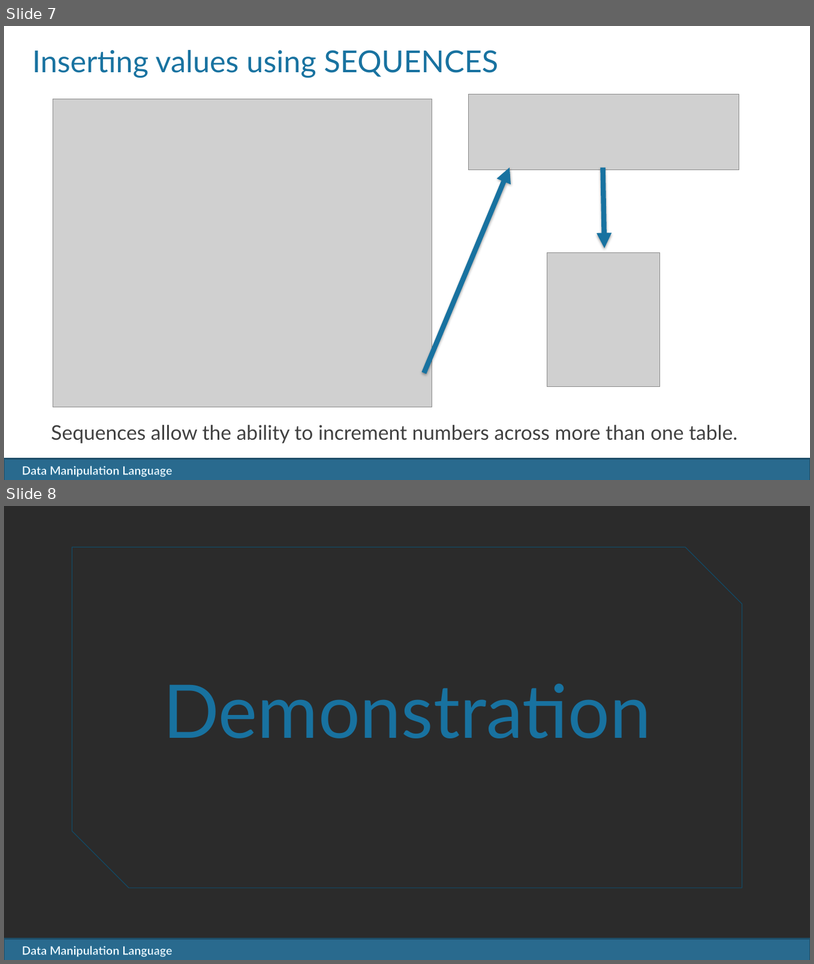
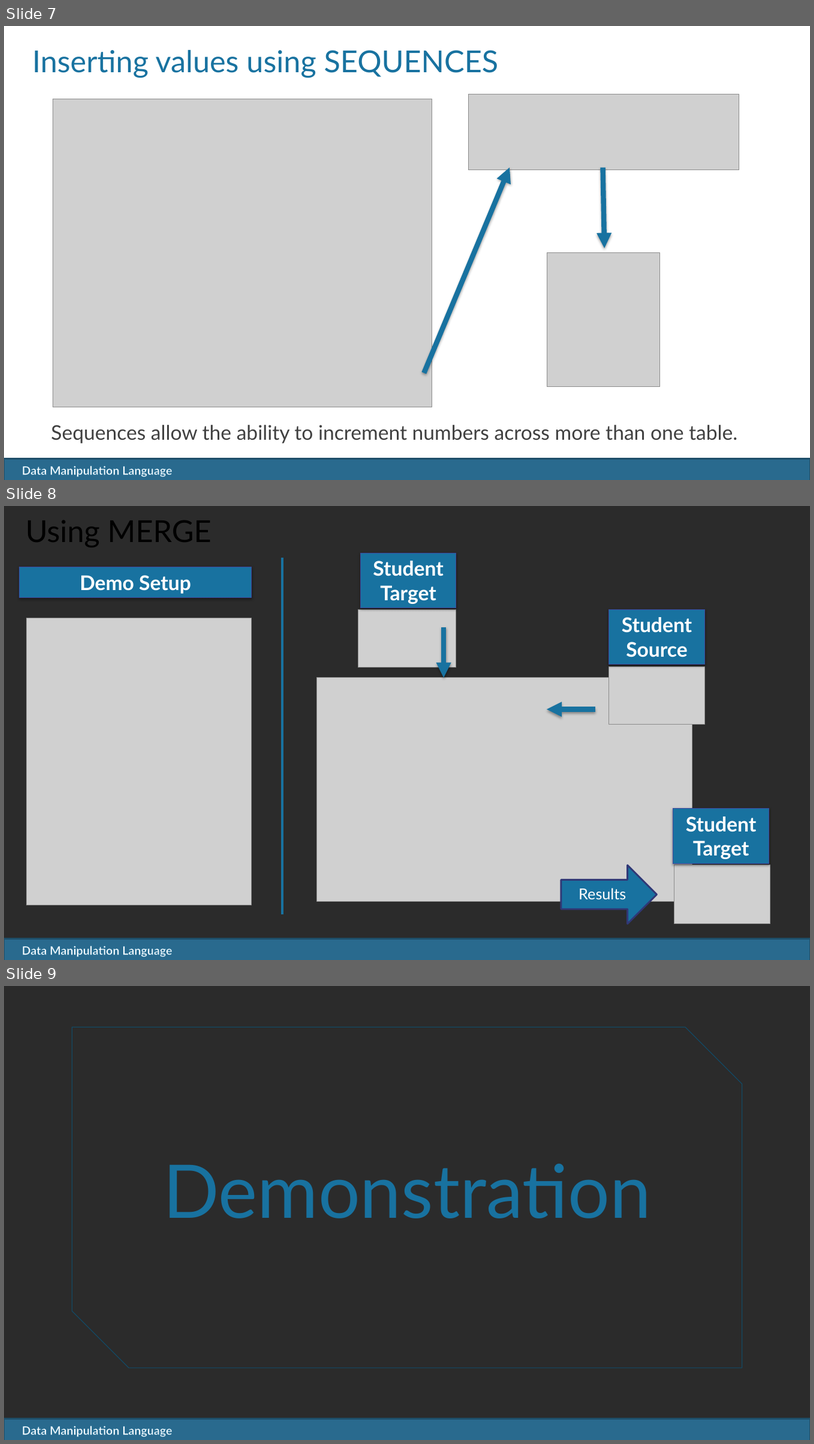
Before and after one commit to SQLMCT/SQL_Performance_Tuning, a slide deck: Query_Writing/07_Data_Manipulation_Language.pptx. Shown one above the other, each under a label of ours: slides 7 and 8 before the commit, slides 7, 8 and 9 after it. The pictures are 814x964 and 814x1444 pixels, drawn with LibreOffice and Linux fonts; fonts in the diff are those of the drawing; grey boxes stand for pictures; background and template pictures are left out; a plain dark background stands for a picture behind light text. Boxes give left, top, right and bottom in pixels: in the first picture for what was removed or moved away, otherwise in the second. Text is boxed around its words. In the diff, an @@ line names an element or a change of style, - is before the commit and + after.

```diff
--- a/Query_Writing/07_Data_Manipulation_Language.pptx
+++ b/Query_Writing/07_Data_Manipulation_Language.pptx
@@ slide 8 added at box(4, 506, 810, 960), background picture (left out); not listed: 2 template elements that a slide beside it also shows @@
@@ text added at box(26, 520, 212, 547), 36 pt, text #000000 @@
+Using MERGE
@@ line added from (282, 915) to (282, 558), #1872A0 3 pt @@
@@ rectangle added at box(361, 553, 456, 608), fill #1872A0, outline #3E499F 0.75 pt, 24 pt, text #FFFFFF, bold @@
+Student Target
@@ rectangle added at box(20, 567, 251, 597), fill #1872A0, outline #3E499F 0.75 pt, 24 pt, text #FFFFFF, bold @@
+Demo Setup
@@ picture added at box(358, 609, 456, 667) @@
@@ rectangle added at box(609, 609, 705, 664), fill #1872A0, outline #3E499F 0.75 pt, 24 pt, text #FFFFFF, bold @@
+Student Source
@@ picture added at box(26, 618, 251, 904) @@
@@ arrow added from (444, 627) to (444, 678), #1872A0 6 pt @@
@@ picture added at box(609, 667, 705, 724) @@
@@ picture added at box(317, 678, 693, 901) @@
@@ arrow added from (596, 709) to (547, 709), #1872A0 6 pt @@
@@ rectangle added at box(674, 808, 769, 864), fill #1872A0, outline #3E499F 0.75 pt, 24 pt, text #FFFFFF, bold @@
+Student Target
@@ right arrow added at box(562, 865, 657, 924), fill #1872A0, outline #313876 2 pt @@
@@ picture added at box(674, 865, 770, 924) @@
@@ text added at box(579, 888, 626, 900), 18 pt, text #FFFFFF @@
+Results
@@ what was slide 8 is now slide 9 @@
```
Also in this commit, not shown: 1 slide changed, 2 other files.
